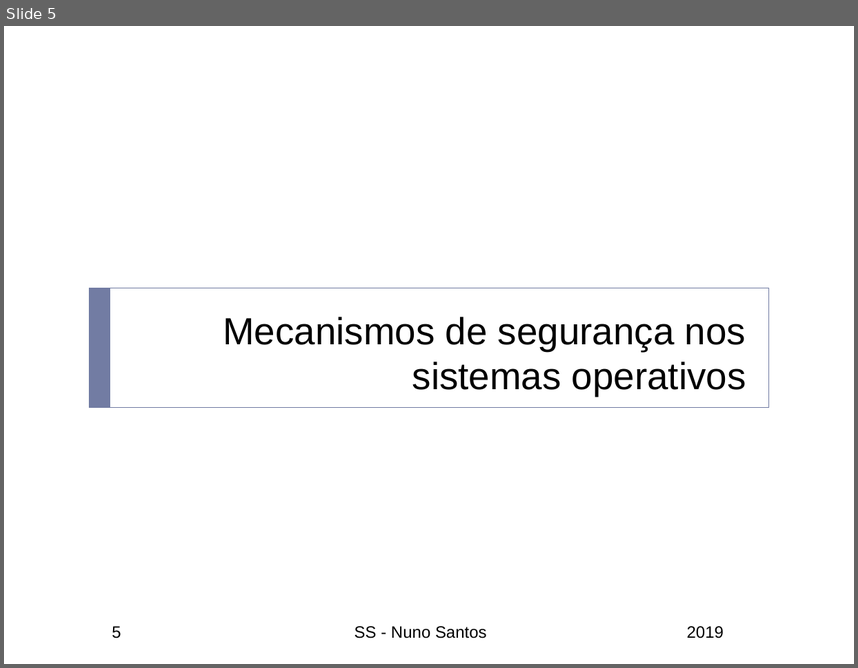
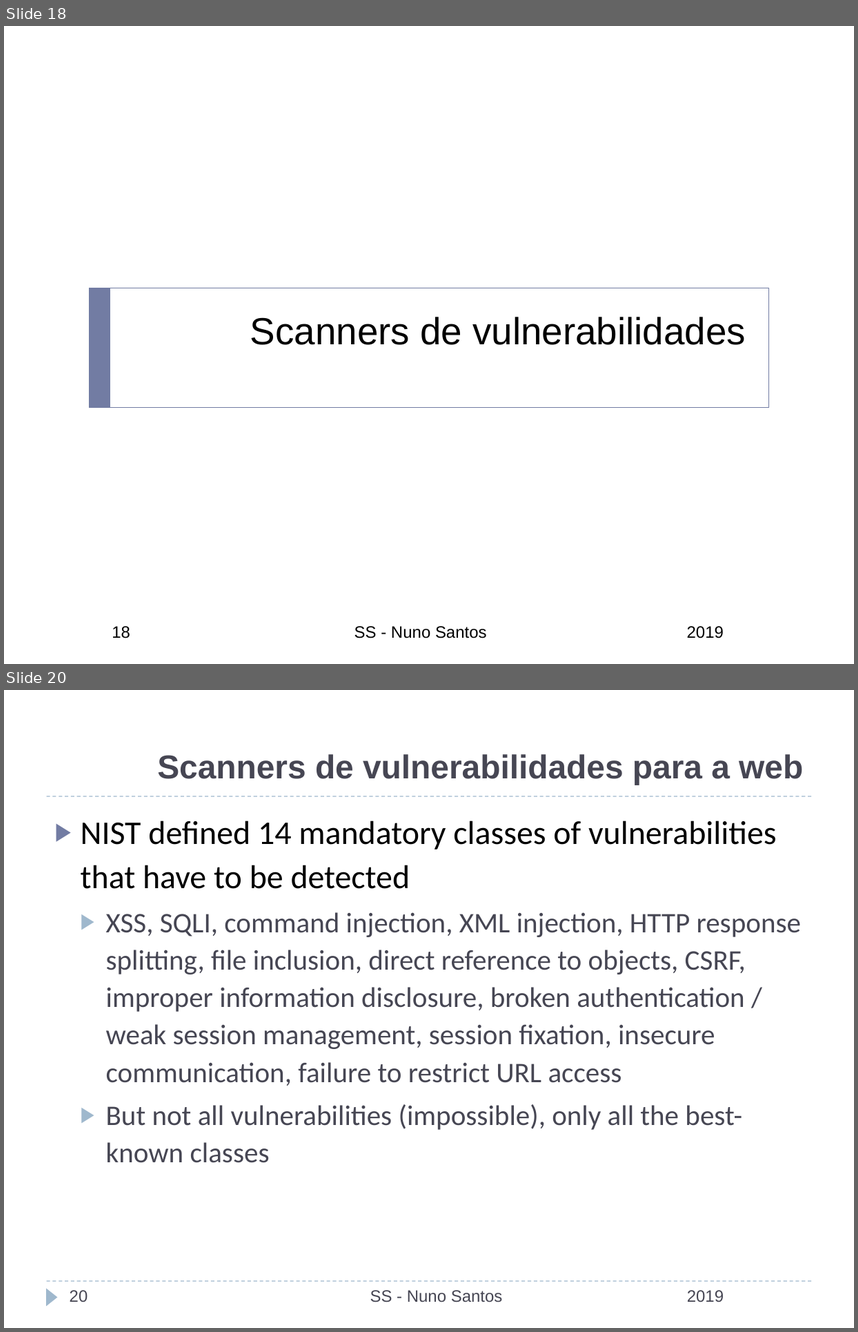
Before and after one commit to nuno-santos/acite2019, a slide deck: teoricas/acite2019-06-auditoria_teste.pptx. Shown one above the other, each under a label of ours: slide 5 before the commit, slides 18 and 20 after it; the slides between them are not shown. The pictures are 858x668 and 858x1332 pixels, drawn with LibreOffice and Linux fonts; fonts in the diff are those of the drawing; background and template pictures are left out. Boxes give left, top, right and bottom in pixels: in the first picture for what was removed or moved away, otherwise in the second. Text is boxed around its words. In the diff, an @@ line names an element or a change of style, - is before the commit and + after.

```diff
--- a/teoricas/acite2019-06-auditoria_teste.pptx
+++ b/teoricas/acite2019-06-auditoria_teste.pptx
@@ slide 20 added at <box>4,690,854,1328</box>, background #FFFFFF @@
@@ title added at <box>157,754,803,785</box>, 28 pt, text #464653, bold @@
+Scanners de vulnerabilidades para a web
@@ line added from (47, 796) to (811, 796), #9FB8CD 0.75 pt dashed @@
@@ text added at <box>81,820,801,1163</box>, 24 pt, text #464653 @@
+▶ NIST defined 14 mandatory classes of vulnerabilities that have to be detected
+  ▶ XSS, SQLI, command injection, XML injection, HTTP response splitting, file inclusion, direct reference to objects, CSRF, improper information disclosure, broken authentication / weak session management, session fixation, insecure communication, failure to restrict URL access
+  ▶ But not all vulnerabilities (impossible), only all the best-known classes
@@ line added from (47, 1281) to (811, 1281), #9FB8CD 0.75 pt dashed @@
@@ triangle added at <box>47,1288,58,1305</box>, fill #9FB8CD @@
@@ page number added at <box>70,1290,88,1301</box>, 14 pt, text #464653 @@
+20
@@ text added at <box>370,1290,503,1302</box>, 14 pt, text #464653 @@
+SS - Nuno Santos
@@ text added at <box>687,1290,724,1301</box>, 14 pt, text #464653 @@
+2019
@@ what was slide 5 is now slide 18 @@
@@ slide 18 changed as well @@
@@ title at <box>250,316,746,345</box>: text changed @@
-Mecanismos de segurança nos sistemas operativos
+Scanners de vulnerabilidades
@@ page number at <box>112,626,130,638</box>: text changed @@
-5
+18
```
Also in this commit, not shown: 9 other slides changed, 12 other slides added, 1 slide removed.
